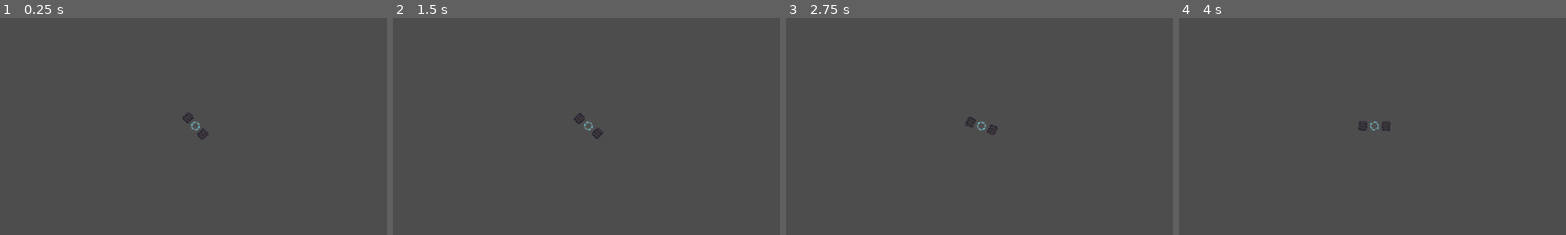
Above: before the commit, frames 1-4 (left to right).
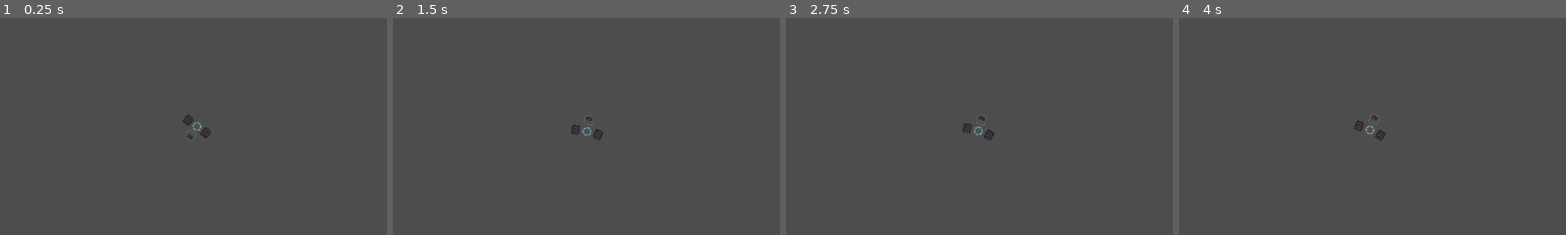
Above: after the commit, the same moments.

Repository: CaptEug/object703
Game: Godot game, scene res://testground.tscn
Two runs of this game, one before a commit and one after it. Both use one fixed random seed, a clock stepped at 60 frames per second and the inputs below.
Inputs:
- Up to frame 1 (0.25 s): no input
- Up to frame 2 (1.5 s): no input
- Up to frame 3 (2.75 s): no input
- Up to frame 4 (4 s): no input
The pictures show only the part of the screen within x 25-75%, y 25-75%; the shares and areas given below are measured in that part.

The runs differ from the first frame. In frame 1, 0.2% of the frame differs, in the area x 47-55%, y 43-57%; in frame 2, 0.2%; in frame 3, 0.2%; in frame 4, 0.2%, in the area x 45-55%, y 44-57%.

Commit message:
joint enable collision

Diff:
--- a/blocks/engine.tscn
+++ b/blocks/engine.tscn
@@ -1,9 +1,14 @@
-[gd_scene load_steps=3 format=3 uid="uid://mkhgj12b5dr8"]
+[gd_scene load_steps=5 format=3 uid="uid://mkhgj12b5dr8"]
 
 [ext_resource type="Script" uid="uid://wuc6eml41m1l" path="res://blocks/engine.gd" id="1_2irrd"]
+[ext_resource type="Texture2D" uid="uid://cs8htrrxh7e2p" path="res://assets/blocks1.png" id="2_kkwhi"]
 
 [sub_resource type="RectangleShape2D" id="RectangleShape2D_kkwhi"]
 size = Vector2(16, 16)
+
+[sub_resource type="AtlasTexture" id="AtlasTexture_itil1"]
+atlas = ExtResource("2_kkwhi")
+region = Rect2(0, 32, 16, 16)
 
 [node name="Engine" type="RigidBody2D"]
 script = ExtResource("1_2irrd")
@@ -11,3 +16,6 @@
 
 [node name="CollisionShape2D" type="CollisionShape2D" parent="."]
 shape = SubResource("RectangleShape2D_kkwhi")
+
+[node name="Sprite2D" type="Sprite2D" parent="."]
+texture = SubResource("AtlasTexture_itil1")
--- a/vehicles/object1.tscn
+++ b/vehicles/object1.tscn
@@ -1,8 +1,9 @@
-[gd_scene load_steps=4 format=3 uid="uid://bna702djki3qu"]
+[gd_scene load_steps=5 format=3 uid="uid://bna702djki3qu"]
 
 [ext_resource type="Script" uid="uid://dksgxytgwjwdd" path="res://vehicles/object_1.gd" id="1_dklke"]
 [ext_resource type="PackedScene" uid="uid://byo7xm5tw3n2w" path="res://blocks/bridge.tscn" id="1_h02lt"]
 [ext_resource type="PackedScene" uid="uid://ynw68d3flv12" path="res://blocks/track.tscn" id="2_dklke"]
+[ext_resource type="PackedScene" uid="uid://mkhgj12b5dr8" path="res://blocks/engine.tscn" id="4_21i8c"]
 
 [node name="Object1" type="Node2D"]
 script = ExtResource("1_dklke")
@@ -15,22 +16,23 @@
 [node name="Track_right" parent="." instance=ExtResource("2_dklke")]
 position = Vector2(16, 0)
 
+[node name="Engine" parent="." instance=ExtResource("4_21i8c")]
+position = Vector2(0, 16)
+
 [node name="PinJoint2D" type="PinJoint2D" parent="."]
-position = Vector2(-8, -8)
+position = Vector2(-8, 0)
 node_a = NodePath("../Bridge")
 node_b = NodePath("../Track_left")
+disable_collision = false
 
 [node name="PinJoint2D2" type="PinJoint2D" parent="."]
-position = Vector2(-8, 8)
+position = Vector2(8, 0)
 node_a = NodePath("../Bridge")
-node_b = NodePath("../Track_left")
+node_b = NodePath("../Track_right")
+disable_collision = false
 
 [node name="PinJoint2D3" type="PinJoint2D" parent="."]
-position = Vector2(8, -8)
+position = Vector2(0, 8)
 node_a = NodePath("../Bridge")
-node_b = NodePath("../Track_right")
-
-[node name="PinJoint2D4" type="PinJoint2D" parent="."]
-position = Vector2(8, 8)
-node_a = NodePath("../Bridge")
-node_b = NodePath("../Track_right")
+node_b = NodePath("../Engine")
+disable_collision = false
Binary file changed: assets/blocks1.png
